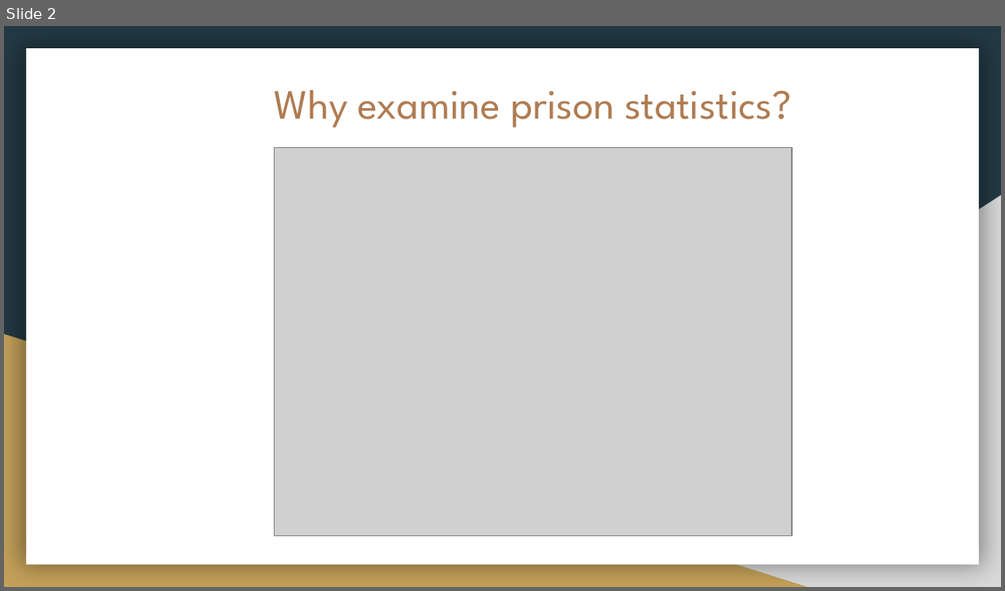
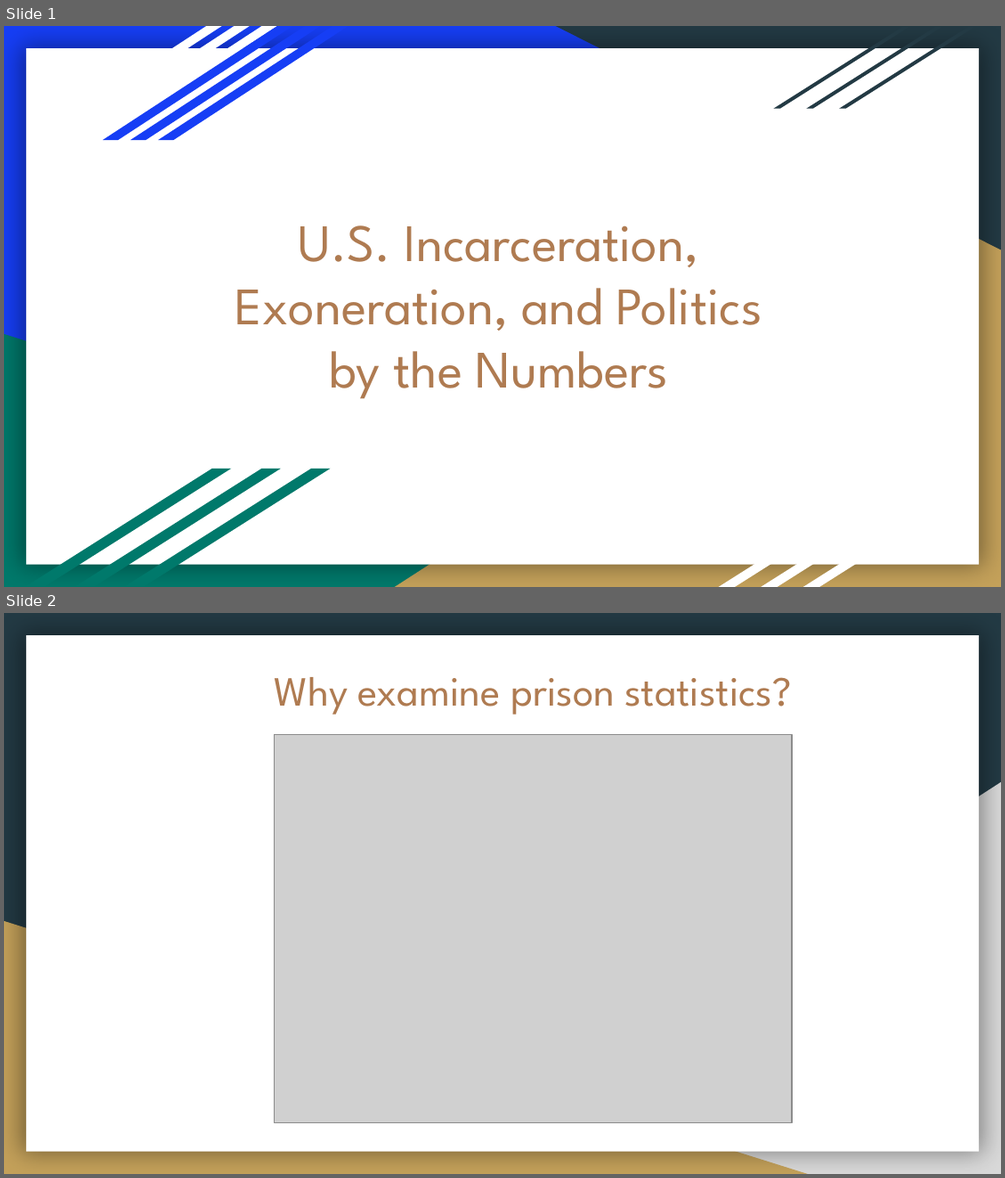
Before and after one commit to lorarjohns/US_Incarceration_Prelim, a slide deck: Mod 3 Project.pptx. Shown one above the other, each under a label of ours: slide 2 before the commit, slides 1 and 2 after it. The pictures are 1005x591 and 1005x1178 pixels, drawn with LibreOffice and Linux fonts; fonts in the diff are those of the drawing; grey boxes stand for pictures. Boxes give left, top, right and bottom in pixels: in the first picture for what was removed or moved away, otherwise in the second. Text is boxed around its words. In the diff, an @@ line names an element or a change of style, - is before the commit and + after.

```diff
--- a/Mod 3 Project.pptx
+++ b/Mod 3 Project.pptx
@@ slide 1 added at box(4, 26, 1001, 587), background #163EF5; not listed: 1 template element that a slide beside it also shows @@
@@ parallelogram added at box(32, 26, 221, 140), fill #FFFFFF @@
@@ parallelogram added at box(60, 26, 250, 140), fill #FFFFFF @@
@@ parallelogram added at box(88, 26, 277, 140), fill #FFFFFF @@
@@ parallelogram added at box(103, 26, 292, 140), fill #163EF5 @@
@@ parallelogram added at box(130, 26, 320, 140), fill #163EF5 @@
@@ parallelogram added at box(159, 26, 348, 140), fill #163EF5 @@
@@ right triangle added at box(555, 26, 1001, 249), fill #233A44 @@
@@ parallelogram added at box(774, 27, 910, 109), fill #233A44 @@
@@ parallelogram added at box(807, 27, 943, 109), fill #233A44 @@
@@ parallelogram added at box(840, 27, 976, 109), fill #233A44 @@
@@ right triangle added at box(395, 195, 1001, 587), fill #C4A15A @@
@@ title added at box(235, 225, 762, 399), 38 pt, text #AF7B51 @@
+U.S. Incarceration, Exoneration, and Politics by the Numbers
@@ right triangle added at box(4, 334, 808, 587), fill #00796B @@
@@ parallelogram added at box(26, 468, 231, 586), fill #00796B @@
@@ parallelogram added at box(75, 468, 280, 586), fill #00796B @@
@@ parallelogram added at box(125, 468, 330, 586), fill #00796B @@
@@ parallelogram added at box(719, 485, 894, 586), fill #FFFFFF @@
@@ parallelogram added at box(760, 485, 936, 586), fill #FFFFFF @@
@@ parallelogram added at box(803, 485, 979, 586), fill #FFFFFF @@
```
Also in this commit, not shown: 1 slide changed, 1 slide removed.
